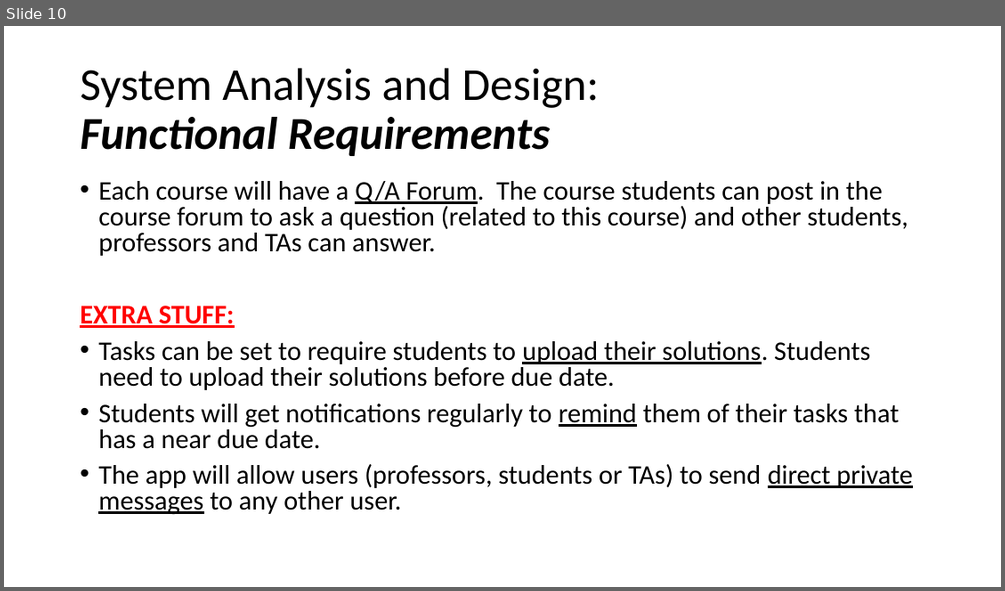
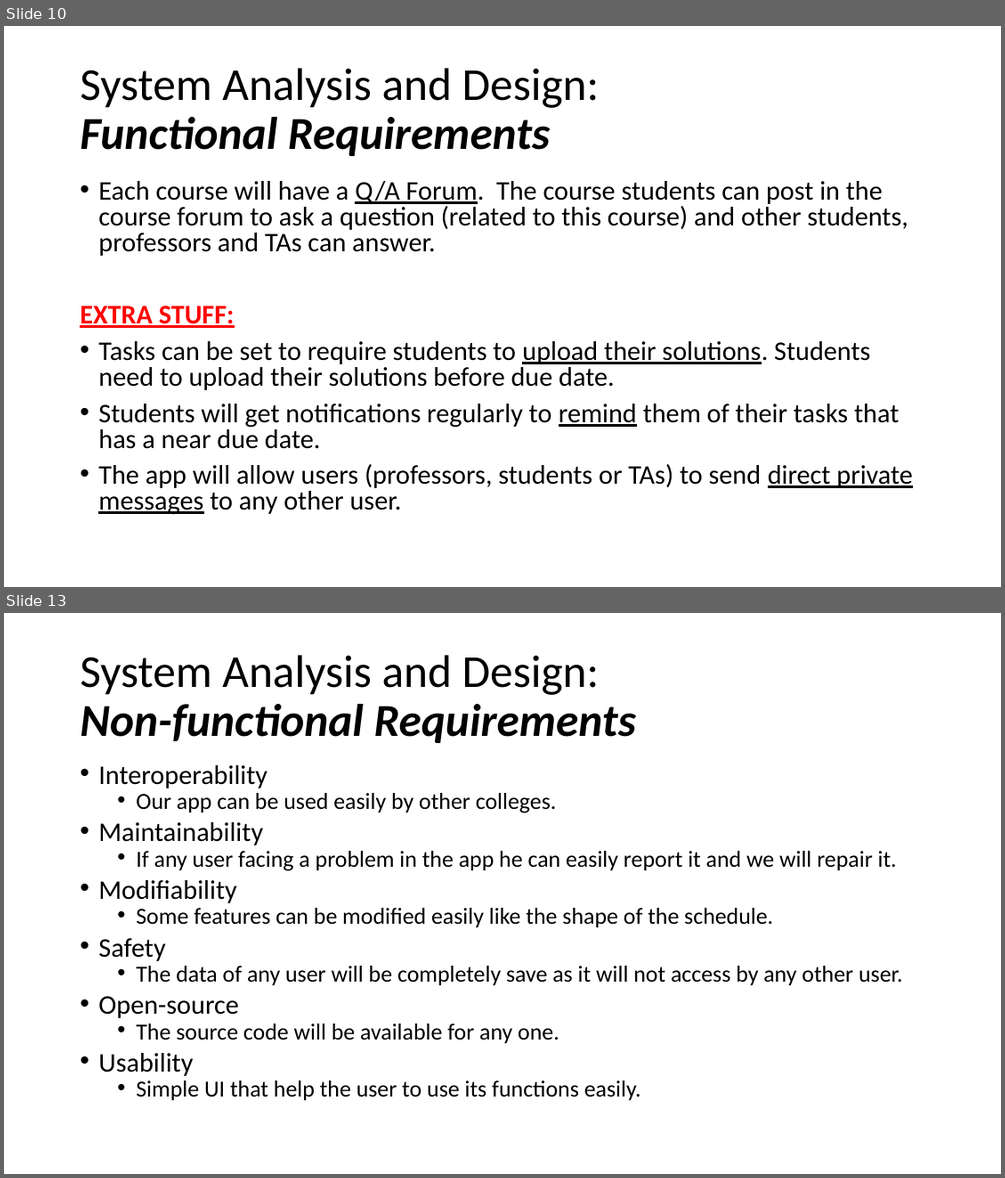
Before and after one commit to FCI-E-campus/fci-e-campus-docs, a slide deck: Mid-year document & presentation/FCI-CU-GP-Midyear-Presentation.pptx. Shown one above the other, each under a label of ours: slide 10 before the commit, slides 10 and 13 after it; the slides between them are not shown. The pictures are 1005x591 and 1005x1178 pixels, drawn with LibreOffice and Linux fonts; fonts in the diff are those of the drawing. Boxes give left, top, right and bottom in pixels: in the first picture for what was removed or moved away, otherwise in the second. Text is boxed around its words. In the diff, an @@ line names an element or a change of style, - is before the commit and + after.

```diff
--- a/Mid-year document & presentation/FCI-CU-GP-Midyear-Presentation.pptx
+++ b/Mid-year document & presentation/FCI-CU-GP-Midyear-Presentation.pptx
@@ slide 13 added at (4, 613, 1001, 1174), background #FFFFFF @@
@@ title added at (80, 655, 636, 743), 44 pt, text #000000, bold, italic @@
+System Analysis and Design:
+Non-functional Requirements
@@ text added at (98, 765, 903, 1101), 22.2 pt, text #000000 @@
+• Interoperability
+  • Our app can be used easily by other colleges.
+• Maintainability
+  • If any user facing a problem in the app he can easily report it and we will repair it.
+• Modifiability
+  • Some features can be modified easily like the shape of the schedule.
+• Safety
+  • The data of any user will be completely save as it will not access by any other user.
+• Open-source
+  • The source code will be available for any one.
+• Usability
+  • Simple UI that help the user to use its functions easily.
```
Also in this commit, not shown: 10 slides changed, 22 other slides added, 2 other files.
